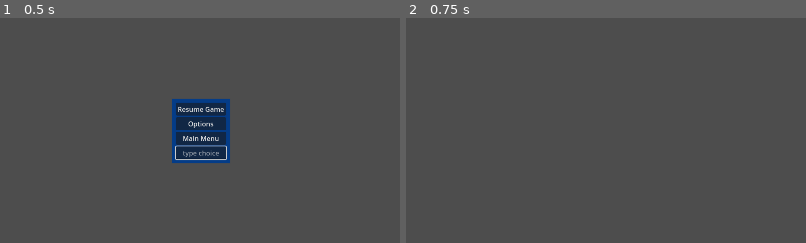
Above: before the commit, frames 1-2 (left to right).
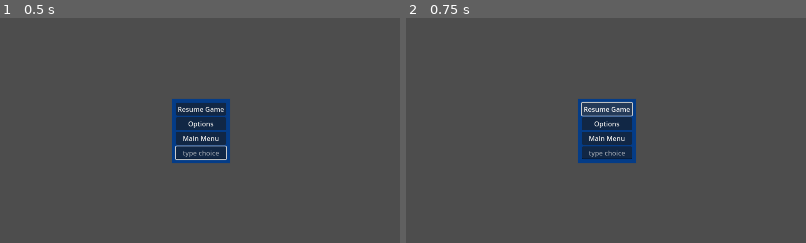
Above: after the commit, the same moments.

Repository: Nishi790/stenojump
Game: Godot game, scene res://Menu/in_game_pause.tscn
Same seed, same stepped clock (60 frames per second), same inputs: the game is played once before the commit and once after it. This scene is started directly instead of the project's main scene.
Inputs (mouse positions are % of the whole screen's width and height, from its top left):
- Up to frame 1 (0.5 s): no input
- Up to frame 2 (0.75 s): click (50, 45) at 0.5 s, where only the run before the commit has a clickable "Resume Game"
The pictures show only the part of the screen within x 25-75%, y 25-75%; the shares and areas given below are measured in that part.

Frame 1 is identical in both runs. In frame 2, 4.1% of the frame differs, in the area x 43-58%, y 36-65%.

Commit message:
fixed game restarting under pause bug

Diff:
--- a/HUD/hud.gd
+++ b/HUD/hud.gd
@@ -14,6 +14,8 @@
 @export var input_box: LineEdit
 @export var pause_menu_scene: PackedScene
 
+var paused: bool = false
+
 func _ready():
 	message_container.hide()
 
@@ -23,19 +25,26 @@
 	input_box.clear()
 	ingame_message.set_text("Oops, let's try again")
 	message_container.show()
+	await get_tree().create_timer(1).timeout
 
 
-func display_countdown():
-	await get_tree().create_timer(1).timeout
+func display_countdown() -> bool:
 	ingame_message.set_text("3")
 	await get_tree().create_timer(1).timeout
+	if paused == true:
+		return false
 	ingame_message.set_text("2")
 	await get_tree().create_timer(1).timeout
+	if paused == true:
+		return false
 	ingame_message.set_text("1")
 	await get_tree().create_timer(1).timeout
+	if paused == true:
+		return false
 	message_container.hide()
+	get_tree().paused = false
 	input_box.editable = true
-	return
+	return true
 
 
 func level_complete():
@@ -60,11 +69,13 @@
 
 
 func open_pause_menu():
+	paused = true
 	var pause = pause_menu_scene.instantiate()
 	pause.menu_selected.connect(return_to_menu)
 	pause.resume_game_selected.connect(resume_game)
 	pause.options_selected.connect(open_game_options)
 	add_child(pause)
+	get_tree().paused = true
 
 #emitted when something requests return to main menu - no connected
 #functionality yet
@@ -73,6 +84,9 @@
 
 #emitted to request ongoing play to resume
 func resume_game():
+	paused = false
+	message_container.visible = true
+	display_countdown()
 	input_box.editable = true
 	input_box.grab_focus()
 	resume_game_requested.emit()
--- a/Menu/in_game_pause.gd
+++ b/Menu/in_game_pause.gd
@@ -10,11 +10,13 @@
 @export var text_entry: LineEdit
 
 func _ready() -> void:
+	process_mode = ProcessMode.PROCESS_MODE_WHEN_PAUSED
 	resume_button.pressed.connect(resume_game)
 	options_button.pressed.connect(open_options)
 	menu_button.pressed.connect(go_to_menu)
 	text_entry.grab_focus()
 	text_entry.text_submitted.connect(parse_text)
+
 
 func resume_game():
 	queue_free()
@@ -27,7 +29,8 @@
 
 func go_to_menu():
 	menu_selected.emit()
-	self.queue_free()
+	queue_free()
+	get_tree().paused = false
 
 
 func parse_text(text: String):
--- a/in_game/in_game.gd
+++ b/in_game/in_game.gd
@@ -37,6 +37,7 @@
 var max_words_per_obstacle: int = 1
 var obstacles_remaining: int
 var level_complete: bool = false
+var game_paused: bool = false
 
 # Called when the node enters the scene tree for the first time.
 func _ready() -> void:
@@ -107,10 +108,11 @@
 	obstacle_manager.reset_words()
 
 	#Display countdown
-	await hud.display_countdown()
-
-	#Resume game
-	resume_game()
+	var countdown_complete = await hud.display_countdown()
+	#Do not resume if the countdown was aborted b/c game is paused
+	if countdown_complete:
+		#Resume game
+		resume_game()
 
 
 func return_words_to_queue(number_of_words: int, number_of_obstacles: int):
